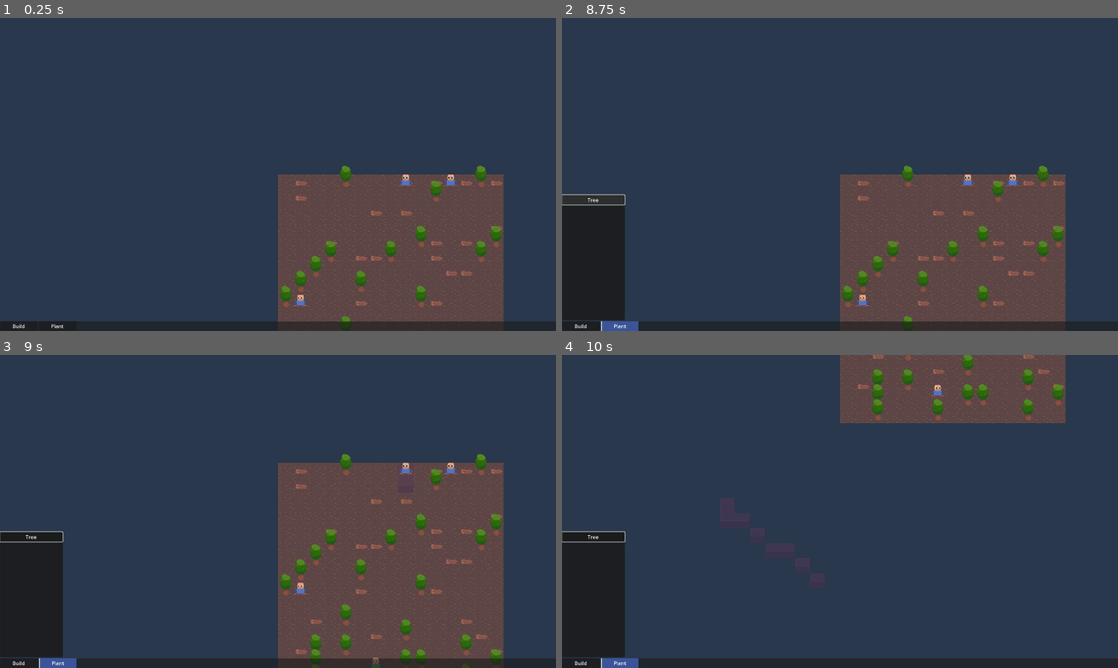
Above: before the commit, frames 1-4 (two rows, left to right).
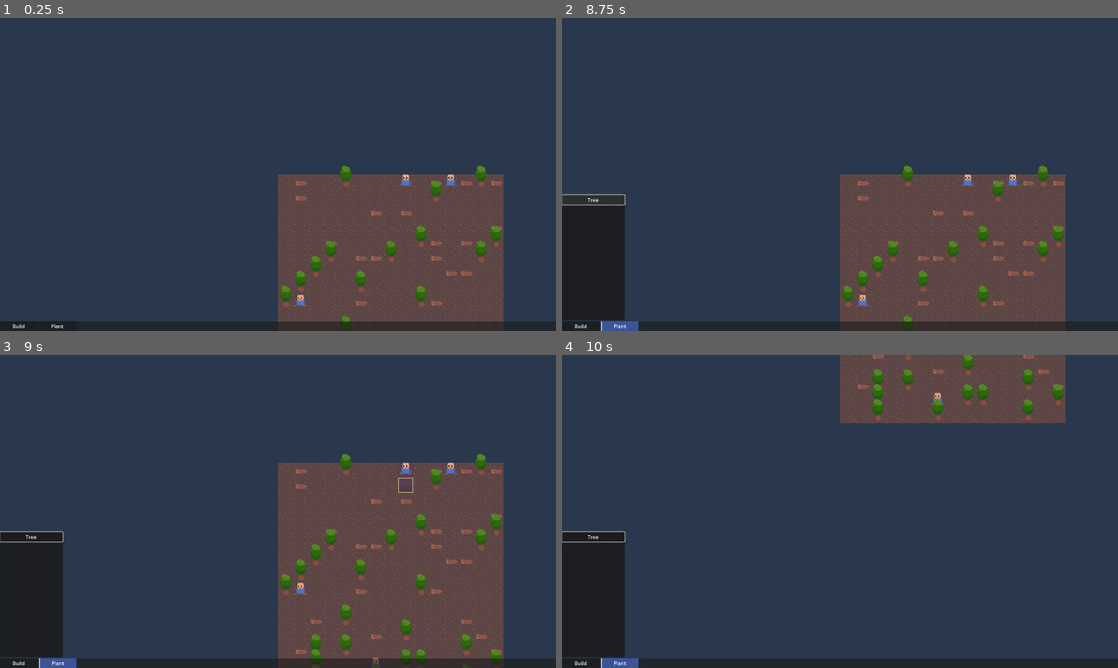
Above: after the commit, the same moments.

Repository: speakk/gnome_village
Game: Godot game, scene res://main.tscn
The game is run twice, just before and just after one commit, with the same random seed, the same clock (stepped at 60 frames per second) and the same inputs.
Inputs (mouse positions are in pixels of both pictures, inside the frame that each line leads up to):
- Up to frame 1 (0.25 s): no input
- Up to frame 2 (8.75 s): click "Build" at 0.5 s; click "Wooden wall" at 1.25 s; click "Plant" at 2 s; click "Tree" at 2.75 s; click "Build" at 3.5 s; click "Plant" at 4.25 s; click "Tree" at 5 s; click "Build" at 5.75 s; click "Wooden wall" at 6.5 s; click "Plant" at 7.25 s; click "Tree" at 8 s
- Up to frame 3 (9 s): tap Enter at 8.75 s; move the mouse to (400, 495) at 8.77 s; hold S (pan_camera_down) from 8.78 s (still down); click (400, 495) at 8.92 s
- Up to frame 4 (10 s): release S (pan_camera_down) at 9.5 s; drag from (728, 527) to (812, 574) at 9.52 s

Frames 1-2 are identical in both runs. In frame 3, less than 0.1% of the frame differs, in the area x 71-75%, y 39-44%; in frame 4, 0.1%, in the area x 28-69%, y 9-73%.

Commit message:
Construction buttons functional

Diff:
--- a/Events.gd
+++ b/Events.gd
@@ -12,3 +12,5 @@
 
 signal terrain_placed(coordinate: Vector2i, target_layer: MainMap.Layers,
 						terrain_set_id: int, terrain_id: int, is_solid: bool)
+
+signal construction_selected(item: Item)
--- a/MainMap.gd
+++ b/MainMap.gd
@@ -8,6 +8,7 @@
 const MAP_SIZE_Y: int = 15
 const CELL_SIZE := Vector2i(24, 24)
 
+var construction_item: Variant # Item | null
 
 enum Layers {
 	Ground, Building, Materials, Blueprint
@@ -28,6 +29,9 @@
 	add_layer(Layers.Materials)
 	add_layer(Layers.Blueprint)
 
+	%HoverRect.size.x = CELL_SIZE.x
+	%HoverRect.size.y = CELL_SIZE.y
+	%HoverRect.visible = false
 
 	for x in MAP_SIZE_X:
 		for y in MAP_SIZE_Y:
@@ -41,27 +45,35 @@
 	Events.blueprint_finished.connect(_blueprint_finished)
 	Events.terrain_placed.connect(_terrain_placed)
 
+	Events.construction_selected.connect(_construction_selected)
+
 	Events.map_ready.emit(self)
 
 func _process(delta: float) -> void:
-	if is_mouse_pressed:
+	%HoverRect.visible = false
+	if construction_item:
 		var tile_position: Vector2i = local_to_map(get_local_mouse_position())
-		var source_id := get_cell_source_id(Layers.Blueprint, tile_position)
+		if PathFinder.is_valid_position(tile_position):
+			%HoverRect.position = map_to_local(tile_position) - Vector2(CELL_SIZE / 2)
+			%HoverRect.visible = true
 
-	# 	TODO: Instead of this, keep a proper x-y map of entities so you don't have to rely on tile_data
-		#if source_id < 0 and source_id2 < 0:
-		if not PathFinder.is_position_solid(tile_position) and source_id < 0:
-			#set_cell(Layers.Blueprint, tile_position, tile_set.get_source_id(1), Vector2i(1, 0))
-			set_cells_terrain_connect(Layers.Blueprint, [tile_position], 0, 0)
+			if is_mouse_pressed:
+				var source_id := get_cell_source_id(Layers.Blueprint, tile_position)
 
-			#var blueprint := Blueprint.new().initialize(BuildingTypes.BuildingType.Wall)
-			var blueprint := (BLUEPRINT.instantiate() as Blueprint).initialize(Items.Id.WoodenWall)
-			blueprint.global_position = coordinate_to_global_position(tile_position)
-			#%Entities.add_child(blueprint)
-			get_tree().root.get_node("Main").add_child(blueprint)
+			# 	TODO: Instead of this, keep a proper x-y map of entities so you don't have to rely on tile_data
+				#if source_id < 0 and source_id2 < 0:
+				if not PathFinder.is_position_solid(tile_position) and source_id < 0:
+					#set_cell(Layers.Blueprint, tile_position, tile_set.get_source_id(1), Vector2i(1, 0))
+					set_cells_terrain_connect(Layers.Blueprint, [tile_position], 0, 0)
 
-			Events.blueprint_placed.emit(tile_position, blueprint)
-			#get_tree().root.get_viewport().set_input_as_handled()
+					#var blueprint := Blueprint.new().initialize(BuildingTypes.BuildingType.Wall)
+					var blueprint := (BLUEPRINT.instantiate() as Blueprint).initialize(Items.Id.WoodenWall)
+					blueprint.global_position = coordinate_to_global_position(tile_position)
+					#%Entities.add_child(blueprint)
+					get_tree().root.get_node("Main").add_child(blueprint)
+
+					Events.blueprint_placed.emit(tile_position, blueprint)
+					#get_tree().root.get_viewport().set_input_as_handled()
 
 var is_mouse_pressed := false
 
@@ -93,3 +105,6 @@
 	#set_cell(Layers.Blueprint, tile_position, tile_set.get_source_id(1), Vector2i(-1, -1))
 	#set_cells_terrain_connect(Layers.Building, [tile_position], 0, 0)
 	##set_cell(Layers.Blueprint, tile_position, tile_set.get_source_id(1), Vector2i(1, 0))
+
+func _construction_selected(item: Item) -> void:
+	construction_item = item
--- a/PathFinder.gd
+++ b/PathFinder.gd
@@ -23,6 +23,9 @@
 
 func is_position_solid(coordinates: Vector2i) -> bool:
 	return astar_grid.is_point_solid(coordinates)
+
+func is_valid_position(coordinate: Vector2i) -> bool:
+	return astar_grid.is_in_bounds(coordinate.x, coordinate.y)
 
 var all_directions: Array[Vector2i] = [
 	Vector2i(-1, -1),
--- a/gui/build_menu.gd
+++ b/gui/build_menu.gd
@@ -10,4 +10,8 @@
 		var item := Items.get_by_id(item_id)
 		var button := Button.new()
 		button.text = item.display_name
+		button.pressed.connect(_construction_button_pressed.bind(item))
 		%BuildOptions.add_child(button)
+
+func _construction_button_pressed(item: Item) -> void:
+	Events.construction_selected.emit(item)
--- a/main_map.tscn
+++ b/main_map.tscn
@@ -104,6 +104,15 @@
 sources/0 = SubResource("TileSetAtlasSource_xylra")
 sources/1 = SubResource("TileSetAtlasSource_6kq6j")
 
+[sub_resource type="Gradient" id="Gradient_k5p2b"]
+offsets = PackedFloat32Array(0, 0.57971)
+colors = PackedColorArray(0.753906, 0.728459, 0.492353, 1, 0.752941, 0.729412, 0.494118, 1)
+
+[sub_resource type="GradientTexture2D" id="GradientTexture2D_dokb7"]
+gradient = SubResource("Gradient_k5p2b")
+width = 24
+height = 24
+
 [node name="MainMap" type="TileMap"]
 tile_set = SubResource("TileSet_17sb5")
 format = 2
@@ -113,3 +122,15 @@
 unique_name_in_owner = true
 z_index = 6
 z_as_relative = false
+
+[node name="HoverRect" type="NinePatchRect" parent="."]
+unique_name_in_owner = true
+offset_right = 40.0
+offset_bottom = 40.0
+texture = SubResource("GradientTexture2D_dokb7")
+draw_center = false
+region_rect = Rect2(4, 2, 58, 60)
+patch_margin_left = 1
+patch_margin_top = 1
+patch_margin_right = 1
+patch_margin_bottom = 1
--- a/settler/settler.tscn
+++ b/settler/settler.tscn
@@ -76,3 +76,4 @@
 
 [node name="Line2D" type="Line2D" parent="."]
 width = 2.0
+default_color = Color(0.798, 0.95, 0.9272, 0.117647)
Not shown: 1 places in main_map.tscn that only renumber resources
